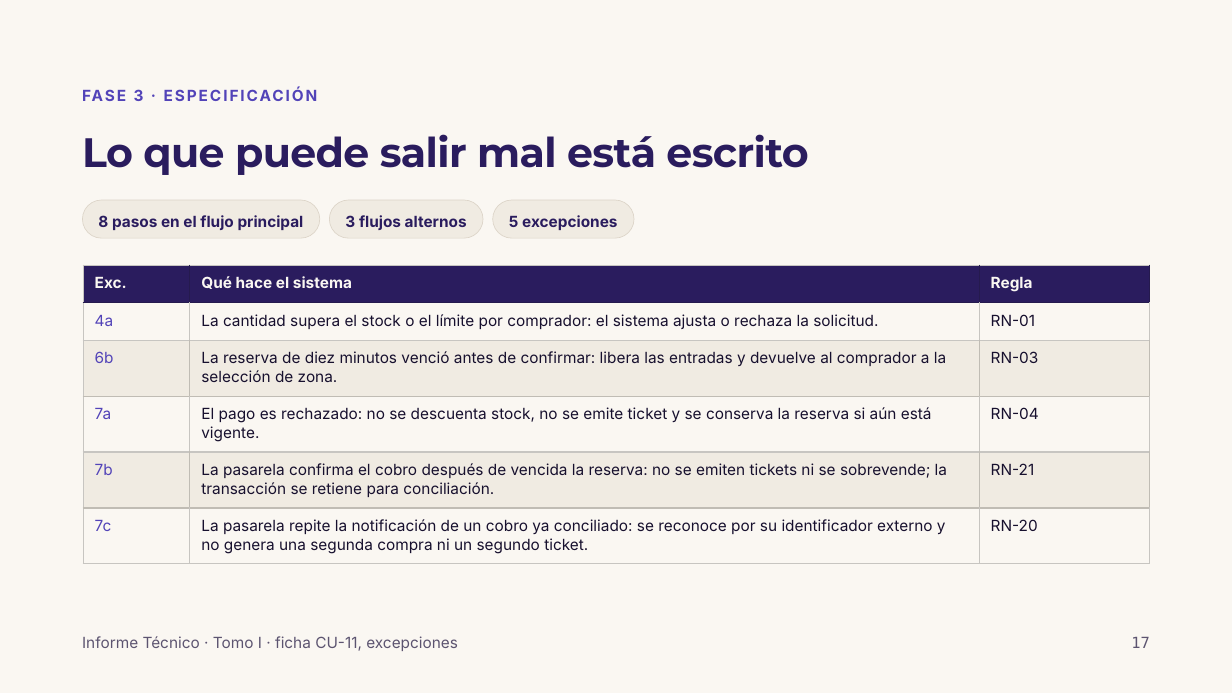
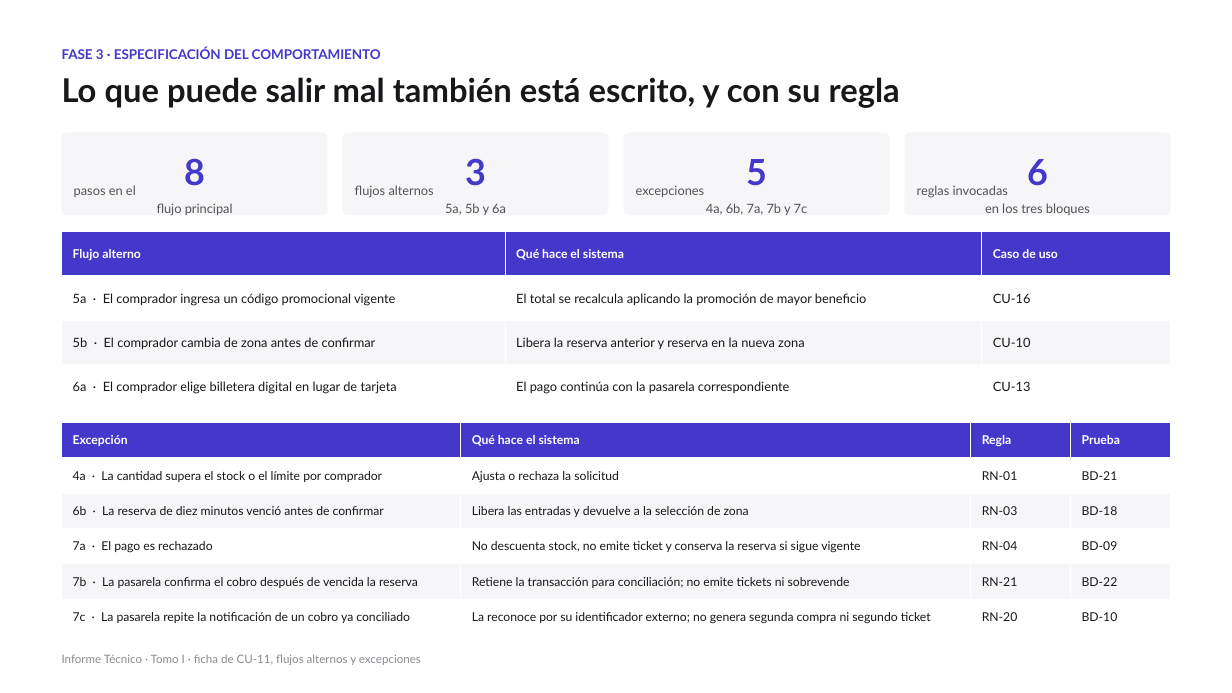
Before and after one commit to wdelgadoc/Grupo5-IR-UNFV, a slide deck: slide 16 of Presentacion_VAOPE_CU-11_Grupo_5.pptx (slide 17 before the commit). Drawn at 1232x693 pixels with LibreOffice and Linux fonts; fonts in the diff are those of the drawing. Boxes give left, top, right and bottom in pixels: in the first picture for what was removed or moved away, otherwise in the second. Text is boxed around its words. In the diff, an @@ line names an element or a change of style, - is before the commit and + after.

```diff
--- a/Presentacion_VAOPE_CU-11_Grupo_5.pptx
+++ b/Presentacion_VAOPE_CU-11_Grupo_5.pptx
@@ background #FAF7F2 to #FFFFFF @@
@@ text at (62,47,381,59): text changed; size 12 to 10.5 pt; font Inter to Lato; text colour #5243B8 to #4338CA @@
-FASE 3 · ESPECIFICACIÓN
+FASE 3 · ESPECIFICACIÓN DEL COMPORTAMIENTO
@@ text at (62,77,900,108): text changed; size 32 to 25.5 pt; font Montserrat to Lato; text colour #2A1C5E to #18181B @@
-Lo que puede salir mal está escrito
+Lo que puede salir mal también está escrito, y con su regla
@@ rounded rectangle added at (62,132,328,215), fill #F6F6F8 @@
@@ rounded rectangle added at (343,132,609,215), fill #F6F6F8 @@
@@ rounded rectangle added at (624,132,890,215), fill #F6F6F8 @@
@@ rounded rectangle added at (905,132,1171,215), fill #F6F6F8 @@
@@ text added at (184,158,205,186), 28 pt, text #4338CA, bold @@
+8
@@ text added at (465,158,486,186), 28 pt, text #4338CA, bold @@
+3
@@ text added at (746,159,767,186), 28 pt, text #4338CA, bold @@
+5
@@ text added at (1027,159,1048,186), 28 pt, text #4338CA, bold @@
+6
@@ text at (74,185,233,216): text changed; size 12 to 10 pt; font Inter to Lato; text colour #2A1C5E to #52525B; bold off @@
-8 pasos en el flujo principal
+pasos en el
+flujo principal
@@ text "pasos en el flujo principal": place and size @@
-text "pasos en el flujo principal" at (82,201,320,238)
+text "pasos en el flujo principal" at (74,185,233,216)
@@ text "pasos en el flujo principal" at (74,185,233,216): vertical alignment middle to top; fill #F0EBE2 to none; outline #DCD4C8 0.5 pt to none @@
@@ rounded rectangle removed at (330,201,483,238) @@
-3 flujos alternos
@@ text added at (355,185,506,215), 10 pt, text #52525B @@
+flujos alternos
+5a, 5b y 6a
@@ rounded rectangle removed at (493,201,634,238) @@
-5 excepciones
@@ text added at (636,185,808,215), 10 pt, text #52525B @@
+excepciones
+4a, 6b, 7a, 7b y 7c
@@ text added at (917,185,1090,215), 10 pt, text #52525B @@
+reglas invocadas
+en los tres bloques
@@ table added at (62,231,1171,409), 4 rows, 3 columns @@
+Flujo alterno | Qué hace el sistema | Caso de uso
+5a · El comprador ingresa un código promocional vigente | El total se recalcula aplicando la promoción de mayor beneficio | CU-16
+5b · El comprador cambia de zona antes de confirmar | Libera la reserva anterior y reserva en la nueva zona | CU-10
+6a · El comprador elige billetera digital en lugar de tarjeta | El pago continúa con la pasarela correspondiente | CU-13
@@ table at (62,422,1171,635) @@
-column 1: Exc. | 4a | 6b | 7a | 7b | 7c
+column 1: Excepción | 4a · La cantidad supera el stock o el límite por comprador | 6b · La reserva de diez minutos venció antes de confirmar | 7a · El pago es rechazado | 7b · La pasarela confirma el cobro después de vencida la reserva | 7c · La pasarela repite la notificación de un cobro ya conciliado
-column 2: Qué hace el sistema | La cantidad supera el stock o el límite por comprador: el sistema ajusta o rechaza la solicitud. | La reserva de diez minutos venció antes de confirmar: libera las entradas y devuelve al comprador a la selección de zona. | El pago es rechazado: no se descuenta stock, no se emite ticket y se conserva la reserva si aún está vigente. | La pasarela confirma el cobro después de vencida la reserva: no se emiten tickets ni se sobrevende; la transacción se retiene para conciliación. | La pasarela repite la notificación de un cobro ya conciliado: se reconoce por su identificador externo y no genera una segunda compra ni un segundo ticket.
+column 2: Qué hace el sistema | Ajusta o rechaza la solicitud | Libera las entradas y devuelve a la selección de zona | No descuenta stock, no emite ticket y conserva la reserva si sigue vigente | Retiene la transacción para conciliación; no emite tickets ni sobrevende | La reconoce por su identificador externo; no genera segunda compra ni segundo ticket
+column 4: Prueba | BD-21 | BD-18 | BD-09 | BD-22 | BD-10
@@ table: place and size @@
-table at (83,265,1150,564)
+table at (62,422,1171,635)
@@ text at (62,654,421,665): text changed; size 12 to 9 pt; font Inter to Lato; text colour #5C5470 to #8A8A94 @@
-Informe Técnico · Tomo I · ficha CU-11, excepciones
+Informe Técnico · Tomo I · ficha de CU-11, flujos alternos y excepciones
@@ text removed at (1131,637,1149,648) @@
-17
```
Also in this commit, not shown: 17 other slides changed, 12 slides added, 13 slides removed.
